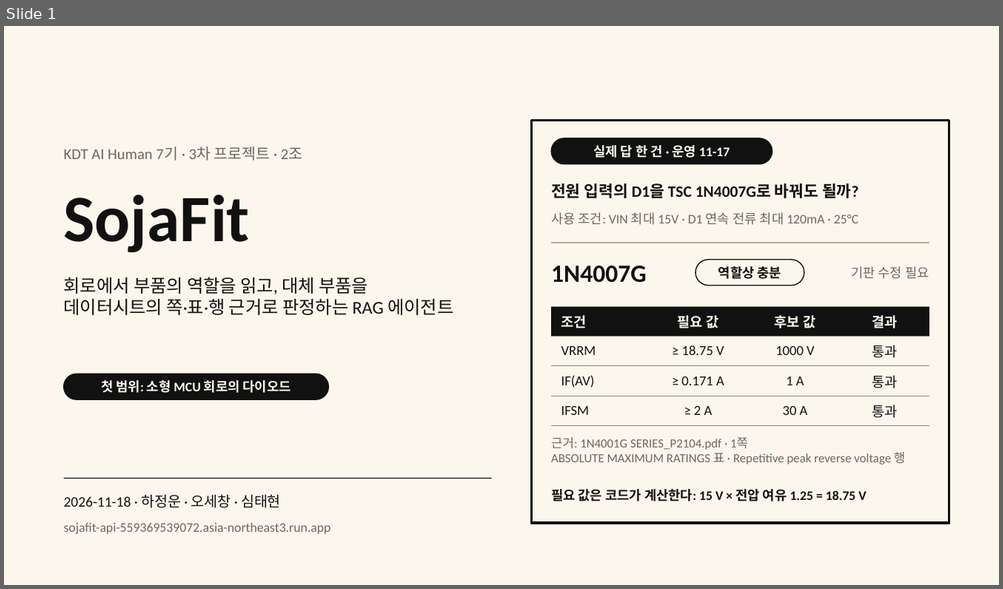
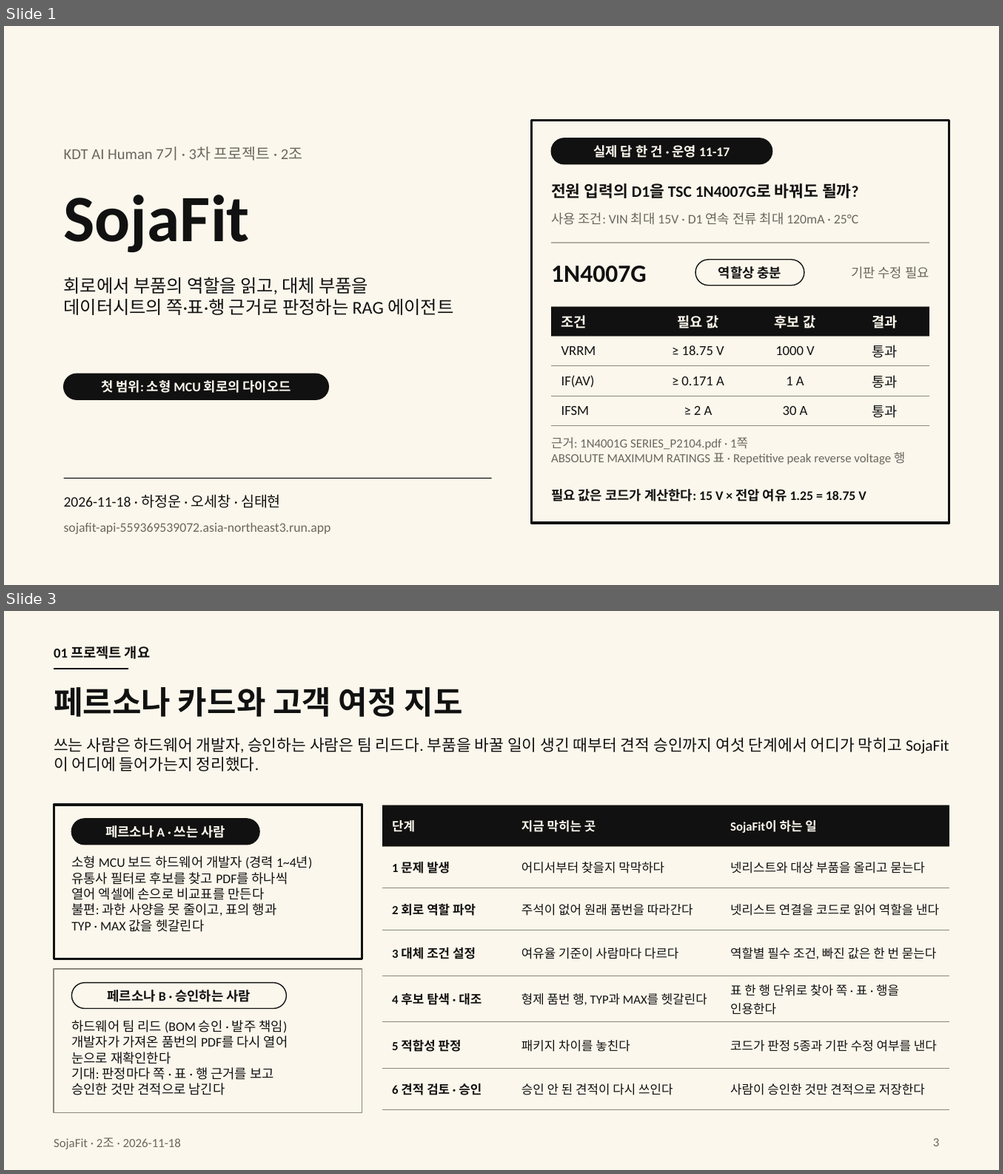
Before and after one commit to HJU5022/SojaFit, a slide deck: docs/deliverables/presentation/sojafit-final-2026-11-18.pptx. Shown one above the other, each under a label of ours: slide 1 before the commit, slides 1 and 3 after it; the slides between them are not shown. The pictures are 1003x589 and 1003x1174 pixels, drawn with LibreOffice and Linux fonts; fonts in the diff are those of the drawing. Boxes give left, top, right and bottom in pixels: in the first picture for what was removed or moved away, otherwise in the second. Text is boxed around its words. In the diff, an @@ line names an element or a change of style, - is before the commit and + after.

Commit message:
docs: 발표 자료를 필수 목차 5개 순서로 바꾸고 팀 역할 · 페르소나와 여정 지도 · 노드 설명 · 모델 비교 · 데모 영상 장을 넣는다(25장)

```diff
--- a/docs/deliverables/presentation/sojafit-final-2026-11-18.pptx
+++ b/docs/deliverables/presentation/sojafit-final-2026-11-18.pptx
@@ slide 3 added at [4, 611, 999, 1170], background #FBF7EC @@
@@ text added at [54, 646, 150, 659], 10 pt, text #111111, bold @@
+01 프로젝트 개요
@@ line added from (54, 669) to (128, 669), #111111 1 pt @@
@@ title added at [54, 687, 463, 717], 23 pt, text #111111, bold @@
+페르소나 카드와 고객 여정 지도
@@ text added at [54, 738, 902, 772], 11.5 pt, text #111111 @@
+쓰는 사람은 하드웨어 개발자, 승인하는 사람은 팀 리드다. 부품을 바꿀 일이 생긴 때부터 견적 승인까지 여섯 단계에서 어디가 막히고 SojaFit이 어디에 들어가는지 정리했다.
@@ rectangle added at [54, 805, 362, 959], fill #FBF7EC, outline #111111 1.75 pt @@
@@ table added at [382, 805, 949, 1099], 7 rows, 3 columns @@
+단계 | 지금 막히는 곳 | SojaFit이 하는 일
+1 문제 발생 | 어디서부터 찾을지 막막하다 | 넷리스트와 대상 부품을 올리고 묻는다
+2 회로 역할 파악 | 주석이 없어 원래 품번을 따라간다 | 넷리스트 연결을 코드로 읽어 역할을 낸다
+3 대체 조건 설정 | 여유율 기준이 사람마다 다르다 | 역할별 필수 조건, 빠진 값은 한 번 묻는다
+4 후보 탐색 · 대조 | 형제 품번 행, TYP과 MAX를 헷갈린다 | 표 한 행 단위로 찾아 쪽 · 표 · 행을 인용한다
+5 적합성 판정 | 패키지 차이를 놓친다 | 코드가 판정 5종과 기판 수정 여부를 낸다
+6 견적 검토 · 승인 | 승인 안 된 견적이 다시 쓰인다 | 사람이 승인한 것만 견적으로 저장한다
@@ rounded rectangle added at [71, 819, 259, 845], fill #111111, outline #111111 0.75 pt, 9.5 pt, text #FBF7EC, bold @@
+페르소나 A · 쓰는 사람
@@ text added at [71, 856, 312, 932], 9.5 pt, text #111111 @@
+소형 MCU 보드 하드웨어 개발자 (경력 1~4년)
+유통사 필터로 후보를 찾고 PDF를 하나씩
+열어 엑셀에 손으로 비교표를 만든다
+불편: 과한 사양을 못 줄이고, 표의 행과
+TYP · MAX 값을 헷갈린다
@@ rectangle added at [54, 969, 362, 1113], fill #FBF7EC, outline #8C877B 0.75 pt @@
@@ rounded rectangle added at [71, 983, 287, 1009], fill #FBF7EC, outline #111111 0.75 pt, 9.5 pt, text #111111, bold @@
+페르소나 B · 승인하는 사람
@@ text added at [71, 1020, 288, 1096], 9.5 pt, text #111111 @@
+하드웨어 팀 리드 (BOM 승인 · 발주 책임)
+개발자가 가져온 품번의 PDF를 다시 열어
+눈으로 재확인한다
+기대: 판정마다 쪽 · 표 · 행 근거를 보고
+승인한 것만 견적으로 남긴다
@@ text added at [54, 1138, 181, 1150], 9 pt, text #6B675E @@
+SojaFit · 2조 · 2026-11-18
@@ page number added at [933, 1139, 939, 1147], 9 pt, text #6B675E @@
+3
```
Also in this commit, not shown: 18 slides changed, 4 other slides added, 5 other files.
